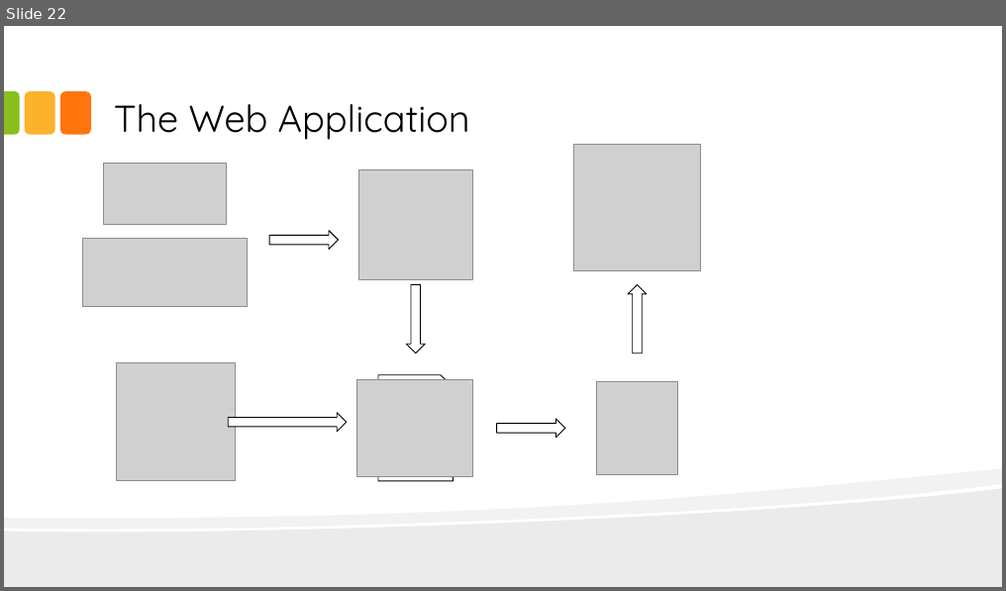
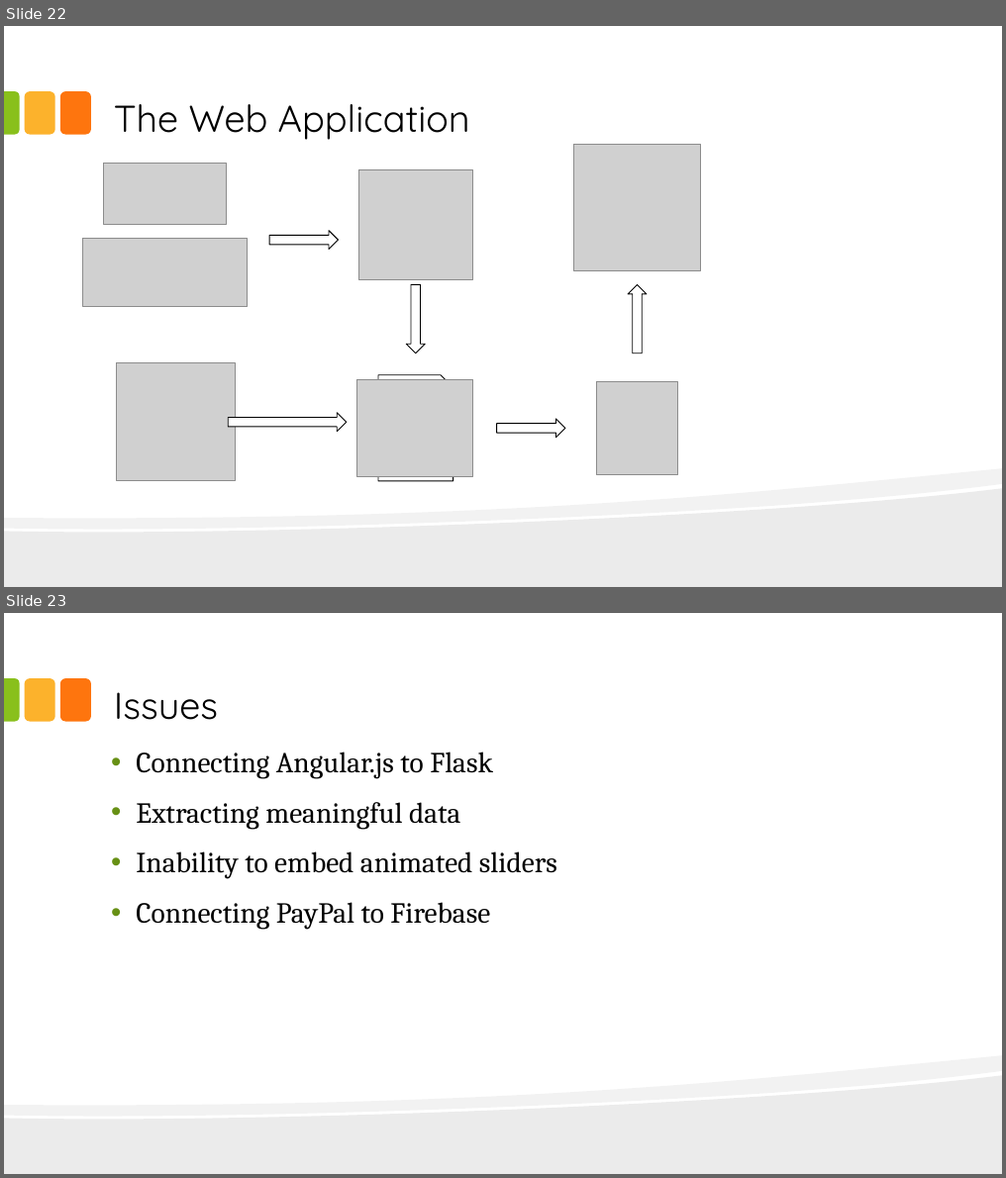
Before and after one commit to quintenrivers/Nutrition.ly, a slide deck: presentation/demo.pptx. Shown one above the other, each under a label of ours: slide 22 before the commit, slides 22 and 23 after it. The pictures are 1006x591 and 1006x1178 pixels, drawn with LibreOffice and Linux fonts; fonts in the diff are those of the drawing; grey boxes stand for pictures. Boxes give left, top, right and bottom in pixels: in the first picture for what was removed or moved away, otherwise in the second. Text is boxed around its words. In the diff, an @@ line names an element or a change of style, - is before the commit and + after.

```diff
--- a/presentation/demo.pptx
+++ b/presentation/demo.pptx
@@ slide 23 added at (4, 613, 1002, 1174), background #FFFFFF; not listed: 5 template elements that a slide beside it also shows @@
@@ title added at (114, 692, 218, 720), 36 pt, text #000000 @@
+Issues
@@ text added at (136, 752, 557, 930), 28 pt, text #000000 @@
+• Connecting Angular.js to Flask
+• Extracting meaningful data
+• Inability to embed animated sliders
+• Connecting PayPal to Firebase
```
Also in this commit, not shown: 1 slide changed, 4 other slides added, 3 slides removed.
